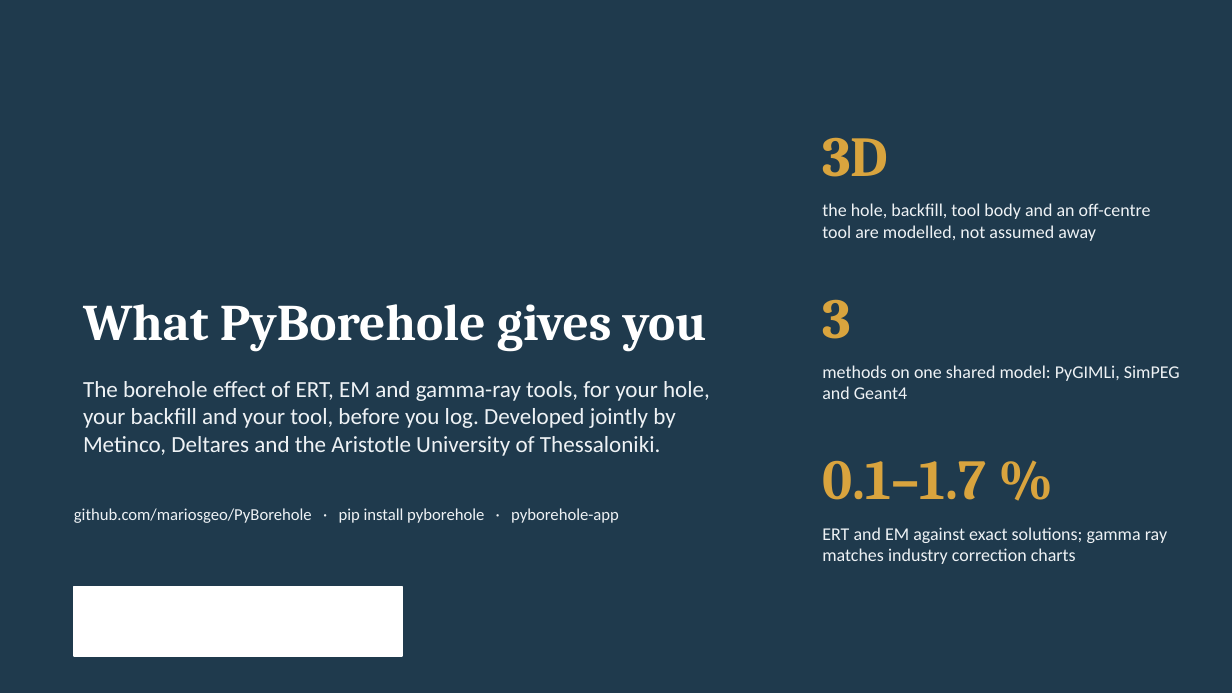
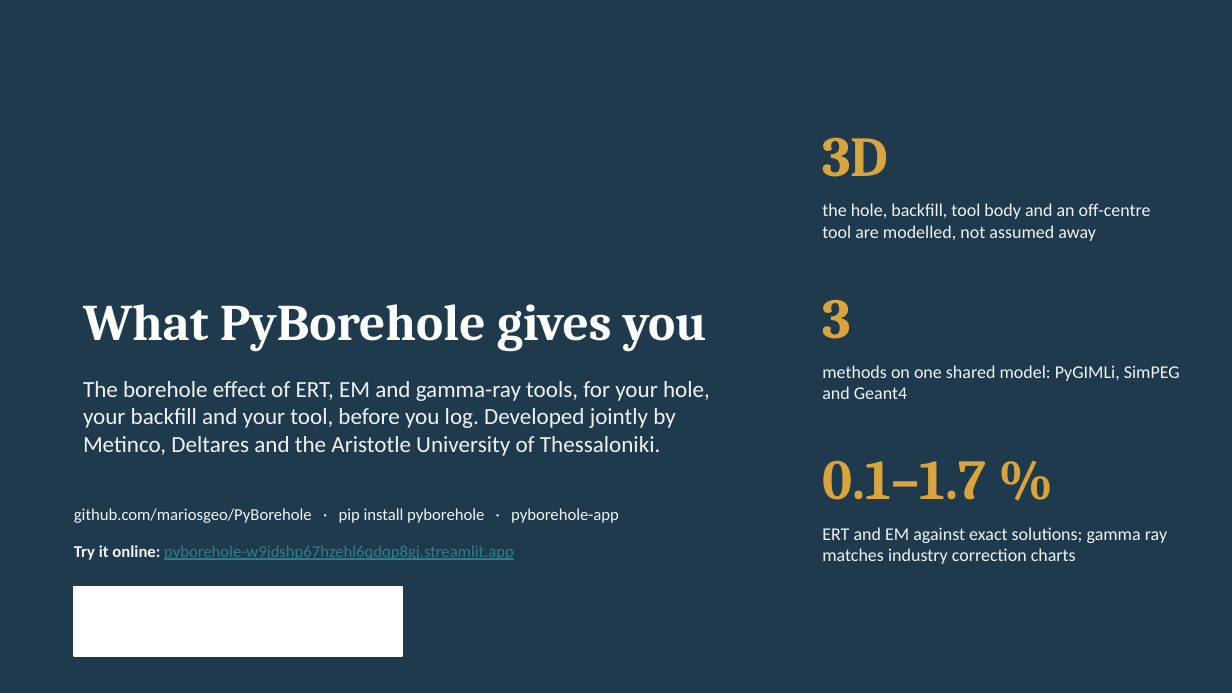
Before and after one commit to mariosgeo/PyBorehole, a slide deck: slide 28 of docs/PyBorehole_presentation.pptx (slide 27 before the commit). Drawn at 1232x693 pixels with LibreOffice and Linux fonts; fonts in the diff are those of the drawing; background and template pictures are left out. Boxes give left, top, right and bottom in pixels: in the first picture for what was removed or moved away, otherwise in the second. Text is boxed around its words. In the diff, an @@ line names an element or a change of style, - is before the commit and + after.

```diff
--- a/docs/PyBorehole_presentation.pptx
+++ b/docs/PyBorehole_presentation.pptx
@@ text added at <box>74,545,514,560</box>, 13 pt, text #2E7D86, underline @@
+Try it online: pyborehole-w9jdshp67hzehl6qdqp8gj.streamlit.app
```
Also in this commit, not shown: 3 other slides changed, 1 slide added, 4 other files.
